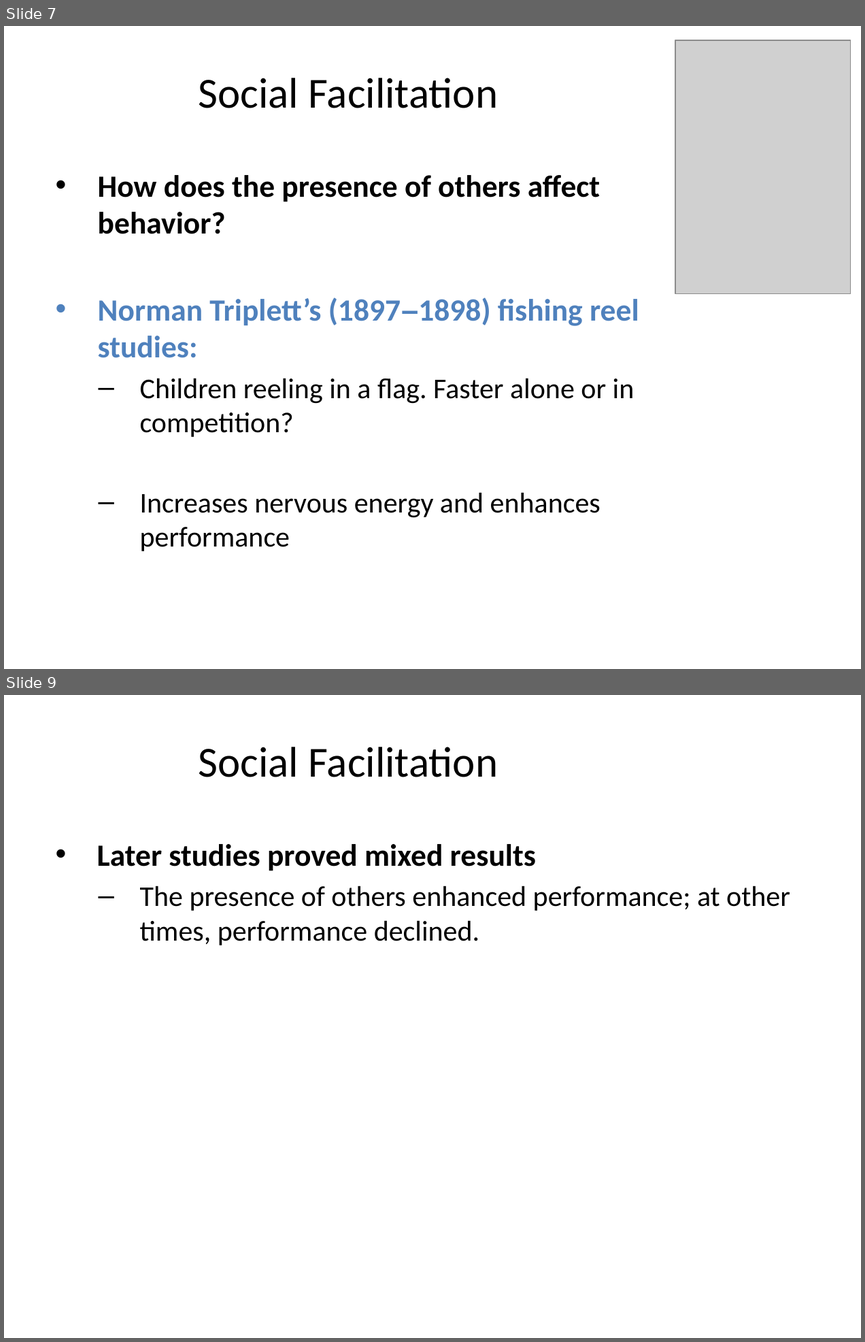
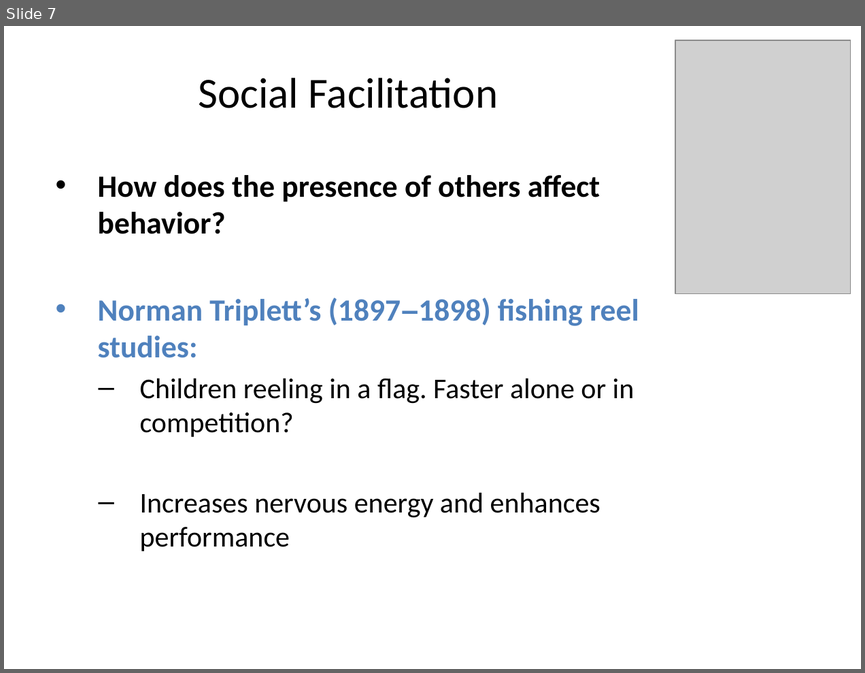
Before and after one commit to npm27/Teaching-Materials, a slide deck: Social Psych/Slides/9 Groups.pptx. Shown one above the other, each under a label of ours: slides 7 and 9 before the commit, slide 7 after it; the slides between them are not shown. The pictures are 865x1342 and 865x673 pixels, drawn with LibreOffice and Linux fonts; fonts in the diff are those of the drawing; grey boxes stand for pictures. Boxes give left, top, right and bottom in pixels: in the first picture for what was removed or moved away, otherwise in the second. Text is boxed around its words. In the diff, an @@ line names an element or a change of style, - is before the commit and + after.

```diff
--- a/Social Psych/Slides/9 Groups.pptx
+++ b/Social Psych/Slides/9 Groups.pptx
@@ slide 9 removed at (4,695,861,1338), background #FFFFFF @@
@@ title removed at (198,747,498,777) @@
-Social Facilitation
@@ text removed at (97,844,790,945) @@
-  • Later studies proved mixed results
-  – The presence of others enhanced performance; at other times, performance declined.
```
Also in this commit, not shown: 5 slides changed, 2 other slides removed, 2 other files.
